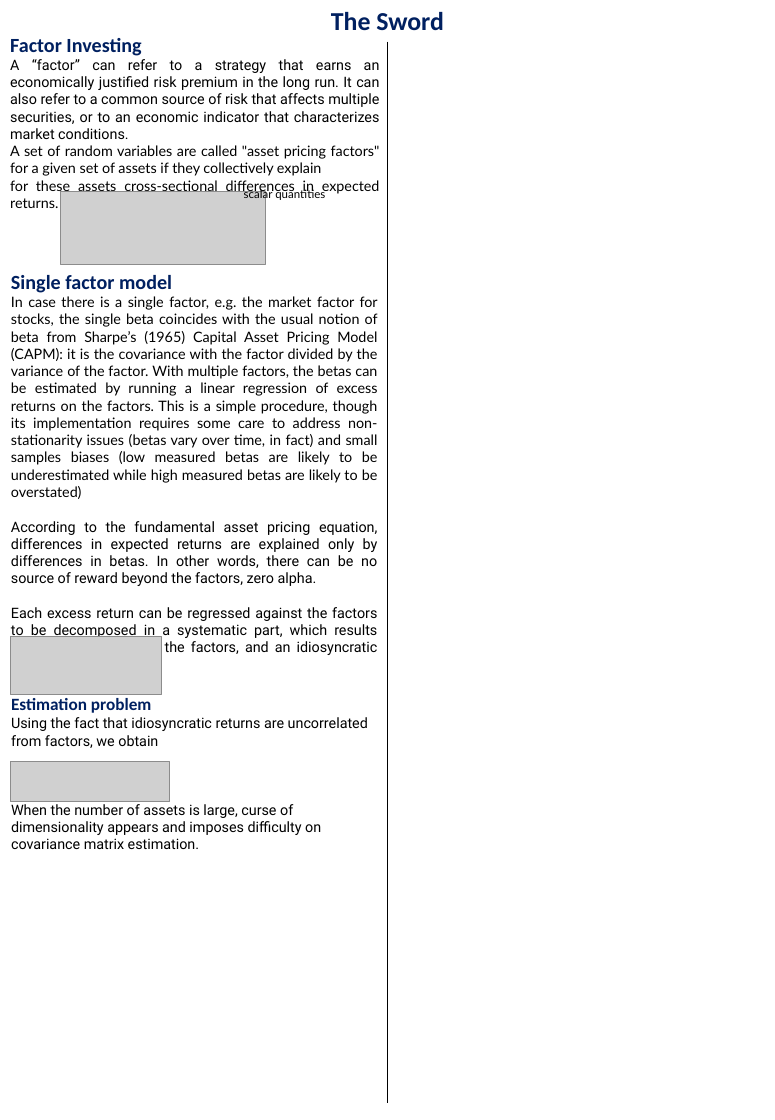
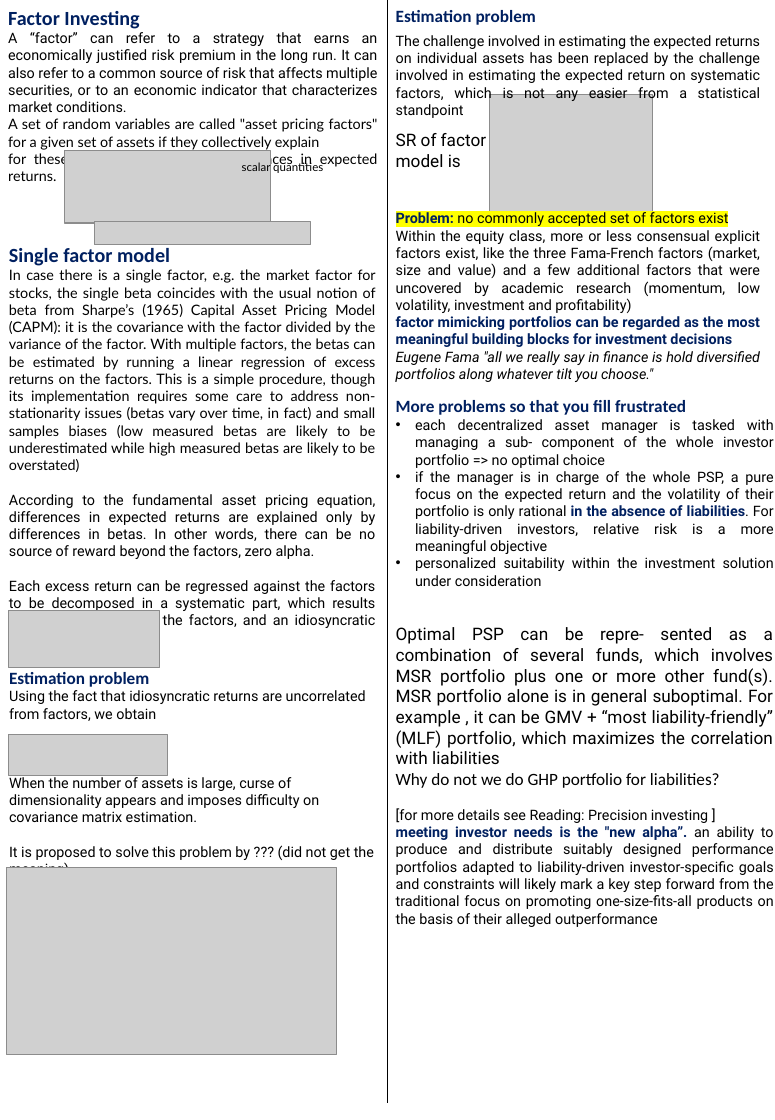
Before and after one commit to aleksandr-mikhailov-edhec/Goal-Based-Investing, a slide deck: slide 4 of Course summary.pptx. Drawn at 775x1120 pixels with LibreOffice and Linux fonts; fonts in the diff are those of the drawing; grey boxes stand for pictures. Boxes give left, top, right and bottom in pixels: in the first picture for what was removed or moved away, otherwise in the second. Text is boxed around its words. In the diff, an @@ line names an element or a change of style, - is before the commit and + after.

```diff
--- a/Course summary.pptx
+++ b/Course summary.pptx
@@ text removed at (331,12,444,31) @@
-The Sword
@@ line moved from (388, 41) - (388, 1103) to (388, 0) - (388, 1103) @@
@@ text added at (396,10,536,167), 12 pt, text #002060, bold @@
+Estimation problem
+SR of factor
+model is
@@ text added at (396,35,760,118), 10 pt, text #000000 @@
+The challenge involved in estimating the expected returns on individual assets has been replaced by the challenge involved in estimating the expected return on systematic factors, which is not any easier from a statistical standpoint
@@ picture added at (490,95,652,218) @@
@@ picture: place and size @@
-picture at (61,191,267,265)
+picture at (65,150,271,223)
@@ text "scalar quantities": place and size @@
-text "scalar quantities" at (244,188,325,201)
+text "scalar quantities" at (242,161,323,174)
@@ 2 pictures, 2 texts: place and size @@
-2 pictures, 2 texts at (10,38,380,802)
+2 pictures, 2 texts at (8,11,378,775)
@@ picture added at (94,221,310,245) @@
@@ text added at (396,210,760,382), 10 pt, text #000000 @@
+Problem: no commonly accepted set of factors exist
+Within the equity class, more or less consensual explicit factors exist, like the three Fama-French factors (market, size and value) and a few additional factors that were uncovered by academic research (momentum, low volatility, investment and profitability)
+factor mimicking portfolios can be regarded as the most meaningful building blocks for investment decisions
+Eugene Fama "all we really say in finance is hold diversified portfolios along whatever tilt you choose."
@@ text added at (396,400,774,909), 10 pt, text #000000 @@
+More problems so that you fill frustrated
+• each decentralized asset manager is tasked with managing a sub- component of the whole investor portfolio => no optimal choice
+• if the manager is in charge of the whole PSP, a pure focus on the expected return and the volatility of their portfolio is only rational in the absence of liabilities. For liability-driven investors, relative risk is a more meaningful objective
+• personalized suitability within the investment solution under consideration
+Optimal PSP can be repre- sented as a combination of several funds, which involves MSR portfolio plus one or more other fund(s). MSR portfolio alone is in general suboptimal. For example , it can be GMV + “most liability-friendly” (MLF) portfolio, which maximizes the correlation with liabilities
+Why do not we do GHP portfolio for liabilities?
+[for more details see Reading: Precision investing ]
+meeting investor needs is the "new alpha”. an ability to produce and distribute suitably designed performance portfolios adapted to liability-driven investor-specific goals and constraints will likely mark a key step forward from the traditional focus on promoting one-size-fits-all products on the basis of their alleged outperformance
@@ text "Estimation problem": place and size @@
-text "Estimation problem" at (11,698,368,849)
+text "Estimation problem" at (9,672,374,868)
@@ picture added at (6,867,336,1055) @@
@@ text at (9,845,374,868): paragraph added @@
+It is proposed to solve this problem by ??? (did not get the meaning)
```
Also in this commit, not shown: 3 other slides changed, 3 slides added, 8 other files.
